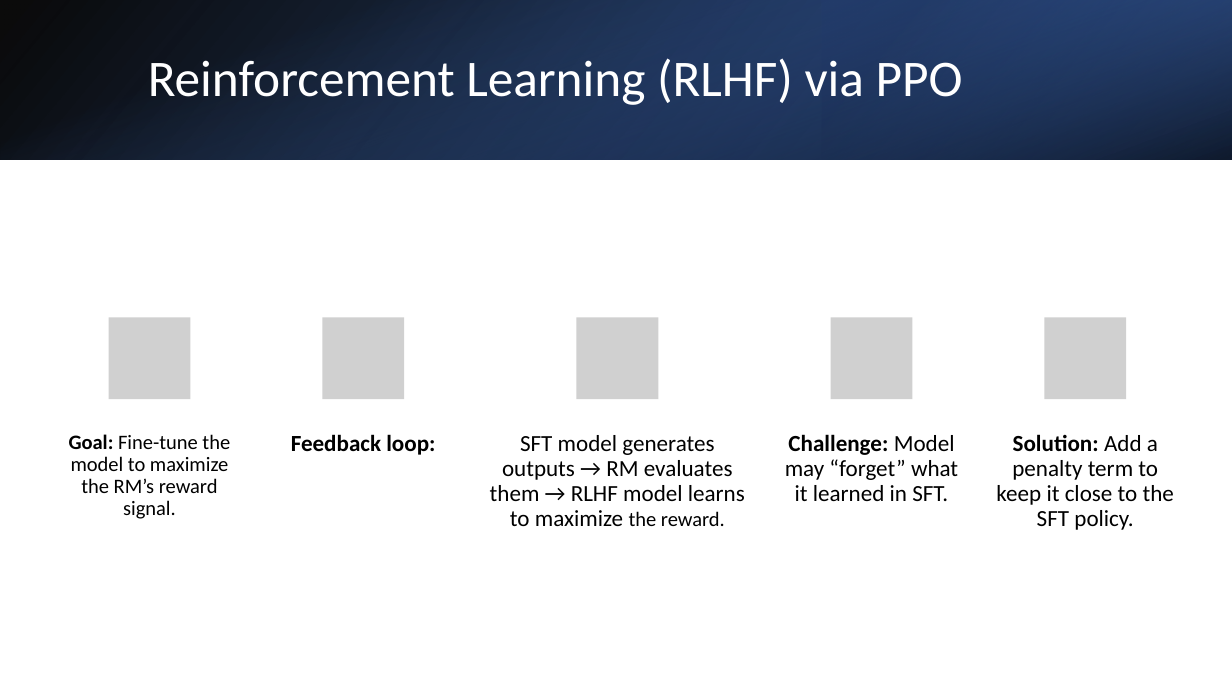
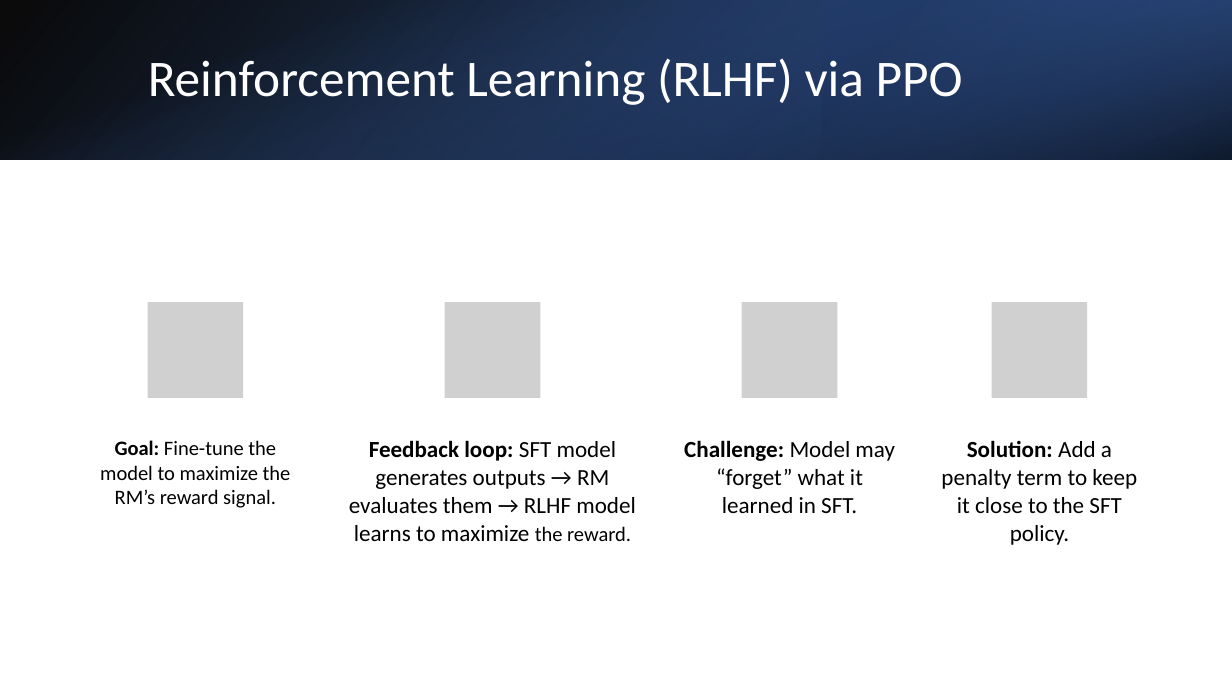
Before and after one commit to logus2k/genai_paper, a slide deck: slide 12 of final/final_version.pptx. Drawn at 1232x693 pixels with LibreOffice and Linux fonts; fonts in the diff are those of the drawing; grey boxes stand for pictures. Boxes give left, top, right and bottom in pixels: in the first picture for what was removed or moved away, otherwise in the second. Text is boxed around its words. In the diff, an @@ line names an element or a change of style, - is before the commit and + after.

Commit message:
Update presentation

```diff
--- a/final/final_version.pptx
+++ b/final/final_version.pptx
@@ picture added at [148, 302, 244, 398] @@
@@ picture: place and size @@
-picture at [323, 317, 405, 399]
+picture at [445, 302, 541, 398]
@@ picture: place and size @@
-picture at [577, 317, 659, 399]
+picture at [742, 302, 838, 398]
@@ picture added at [992, 302, 1088, 398] @@
@@ group removed at [109, 317, 1127, 455]: 3 pictures, 1 text @@
-Feedback loop:
@@ text "Goal: Fine-tune the model to ...": place and size @@
-text "Goal: Fine-tune the model to ..." at [69, 434, 230, 519]
+text "Goal: Fine-tune the model to ..." at [100, 440, 291, 508]
@@ text at [349, 440, 635, 541]: text changed @@
-SFT model generates outputs → RM evaluates them → RLHF model learns to maximize the reward.
+Feedback loop: SFT model generates outputs → RM evaluates them → RLHF model learns to maximize the reward.
@@ line spacing 0.9 to 1 in 3 elements at [100, 440, 291, 508], [941, 440, 1137, 545], [684, 440, 895, 513] @@
@@ text "Challenge: Model may “forget” what ...": place and size @@
-text "Challenge: Model may “forget” what ..." at [785, 434, 958, 501]
+text "Challenge: Model may “forget” what ..." at [684, 440, 895, 513]
@@ text "Solution: Add a penalty term ...": place and size @@
-text "Solution: Add a penalty term ..." at [996, 434, 1174, 530]
+text "Solution: Add a penalty term ..." at [941, 440, 1137, 545]
```
Also in this commit, not shown: 1 other slide changed, 2 other files.
